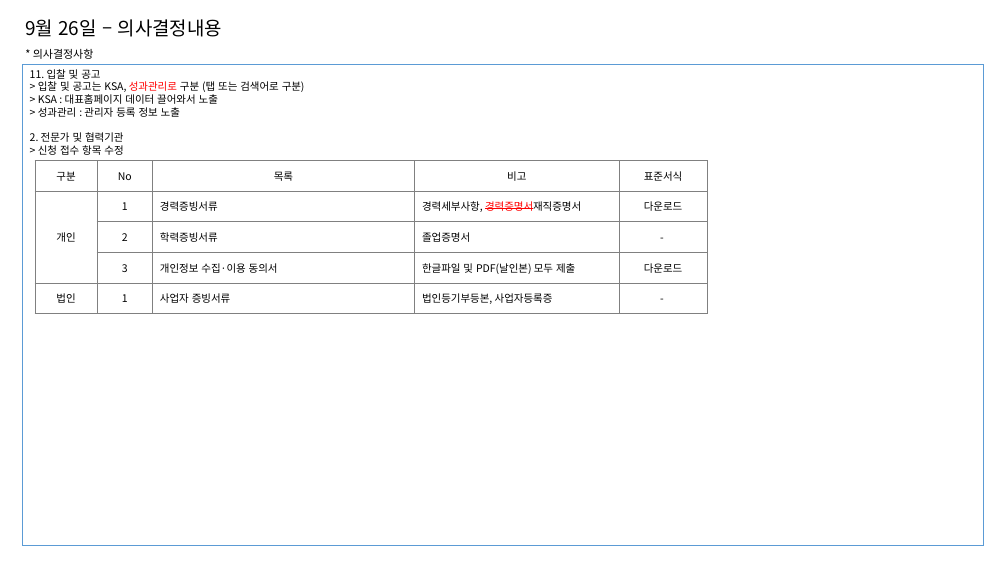
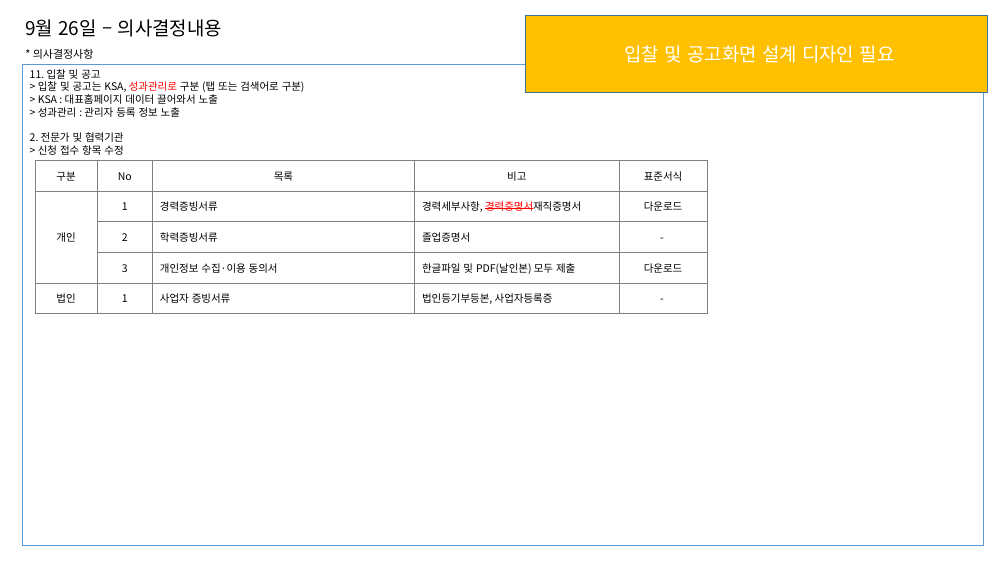
Before and after one commit to box3101/Association, a slide deck: slide 1 of 20220930_133718_임자혁_(jhim@ispark.kr)_표준협회_수정사항/20220930_사이트수정사항_v1.0.pptx. Drawn at 1008x567 pixels with LibreOffice and Linux fonts; fonts in the diff are those of the drawing. Boxes give left, top, right and bottom in pixels: in the first picture for what was removed or moved away, otherwise in the second. Text is boxed around its words. In the diff, an @@ line names an element or a change of style, - is before the commit and + after.

```diff
--- a/20220930_133718_임자혁_(jhim@ispark.kr)_표준협회_수정사항/20220930_사이트수정사항_v1.0.pptx
+++ b/20220930_133718_임자혁_(jhim@ispark.kr)_표준협회_수정사항/20220930_사이트수정사항_v1.0.pptx
@@ rectangle added at [526,16,988,93], fill #FFC000, outline #43739E 1 pt, 18 pt, text #FFFFFF @@
+입찰 및 공고화면 설계 디자인 필요
```
Also in this commit, not shown: 4 other slides changed, 1 slide added, 15 slides removed, 11 other files.
